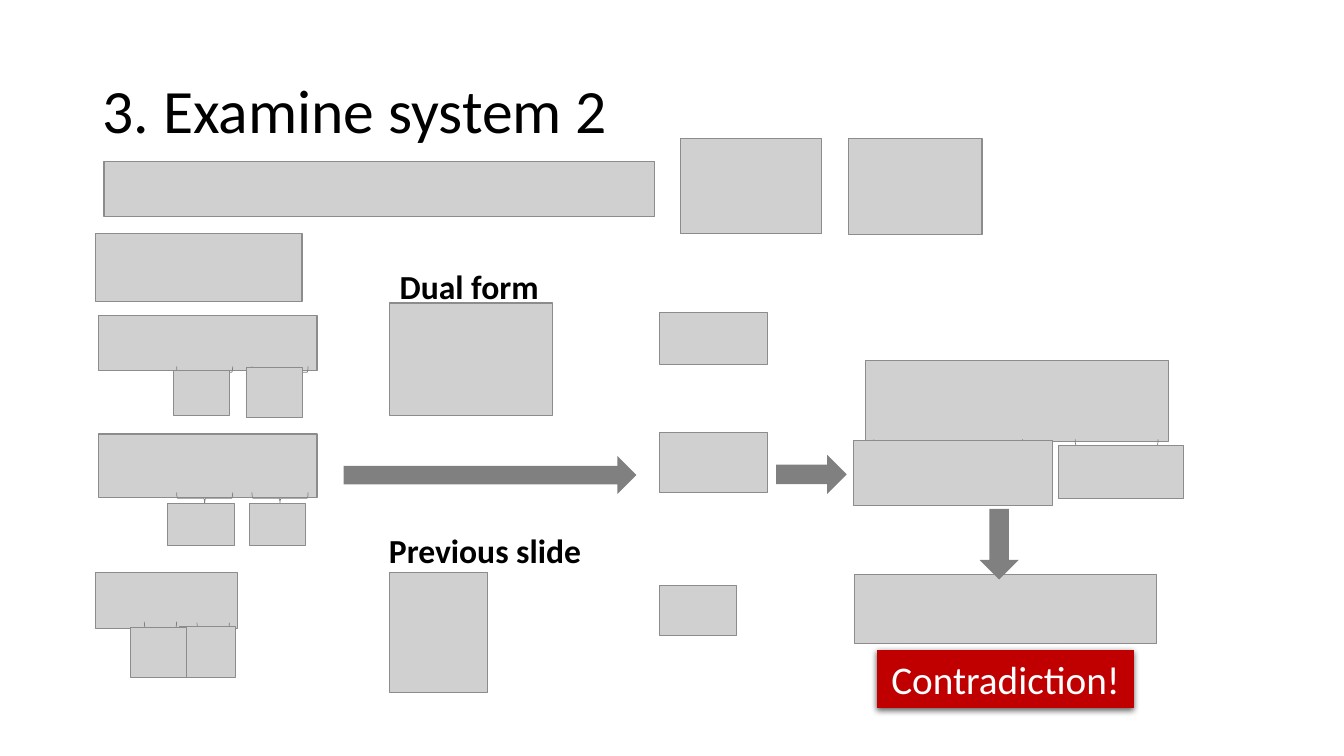
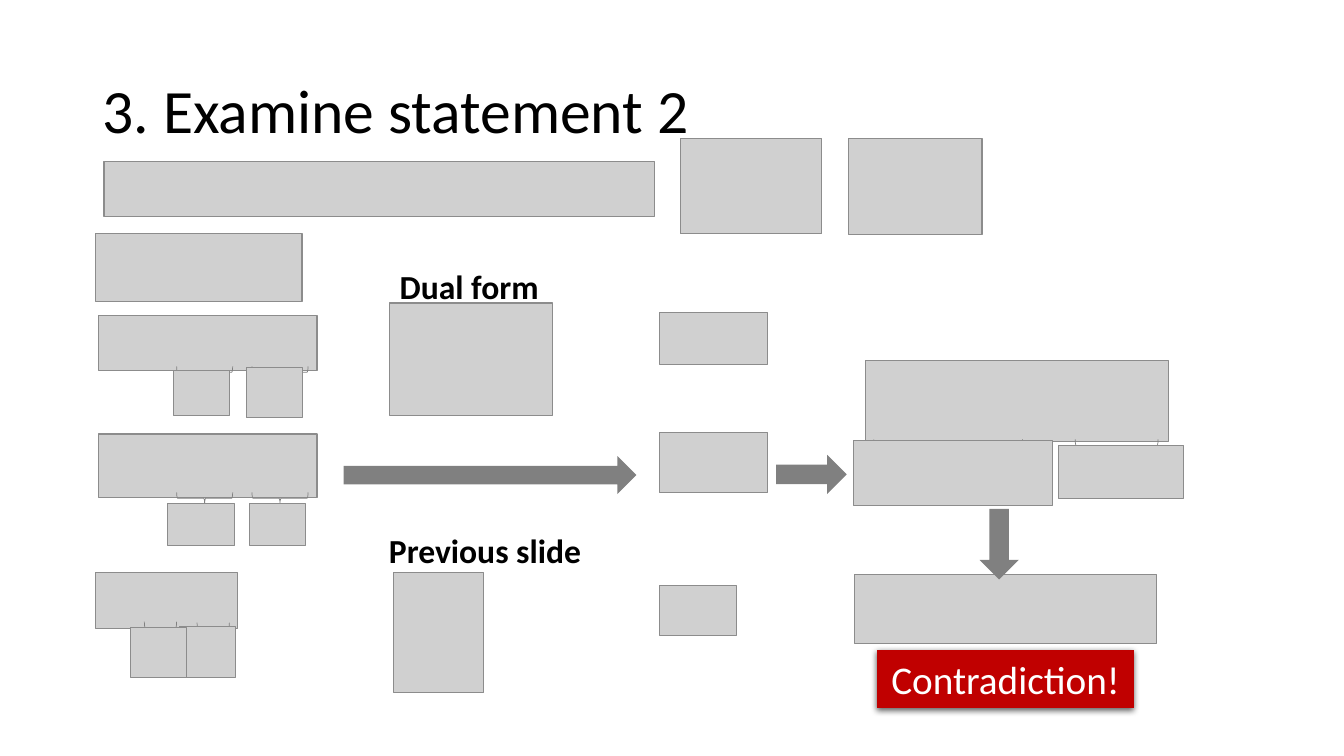
Before and after one commit to khanhnguyendata/duality, a slide deck: slide 25 of ppt/Duality.pptx. Drawn at 1344x756 pixels with LibreOffice and Linux fonts; fonts in the diff are those of the drawing; grey boxes stand for pictures. Boxes give left, top, right and bottom in pixels: in the first picture for what was removed or moved away, otherwise in the second. Text is boxed around its words. In the diff, an @@ line names an element or a change of style, - is before the commit and + after.

```diff
--- a/ppt/Duality.pptx
+++ b/ppt/Duality.pptx
@@ title at [102,90,688,148]: text changed @@
-3. Examine system 2
+3. Examine statement 2
@@ picture: place and size @@
-picture at [390,573,488,693]
+picture at [394,573,484,693]
```
Also in this commit, not shown: 7 other slides changed.
